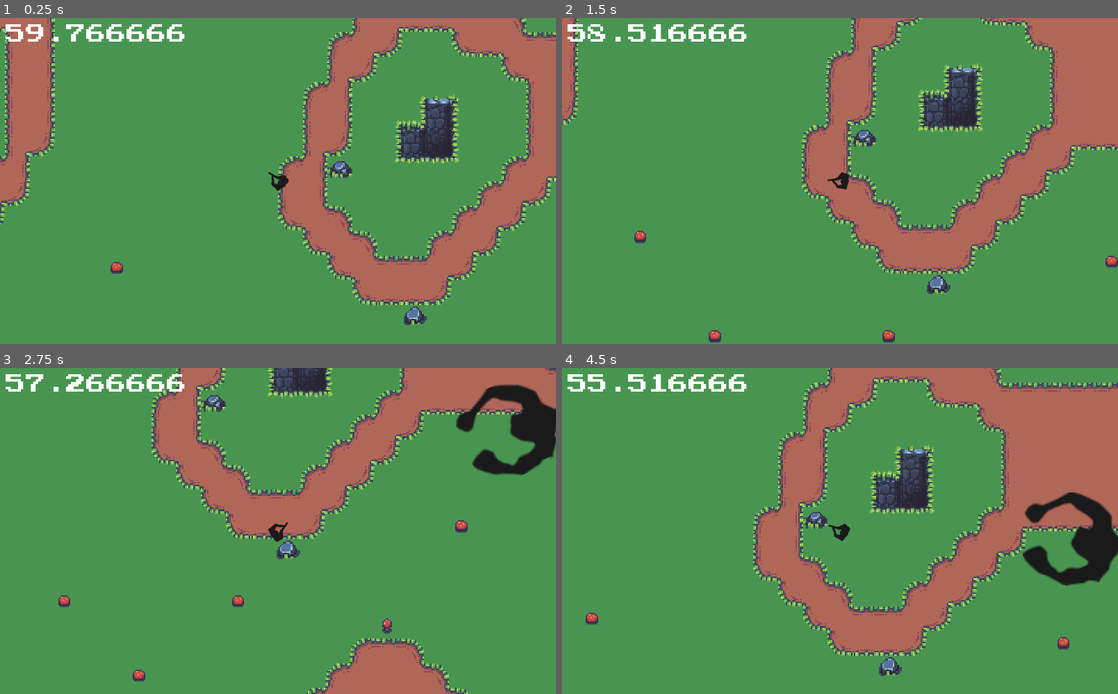
Above: before the commit, frames 1-4 (two rows, left to right).
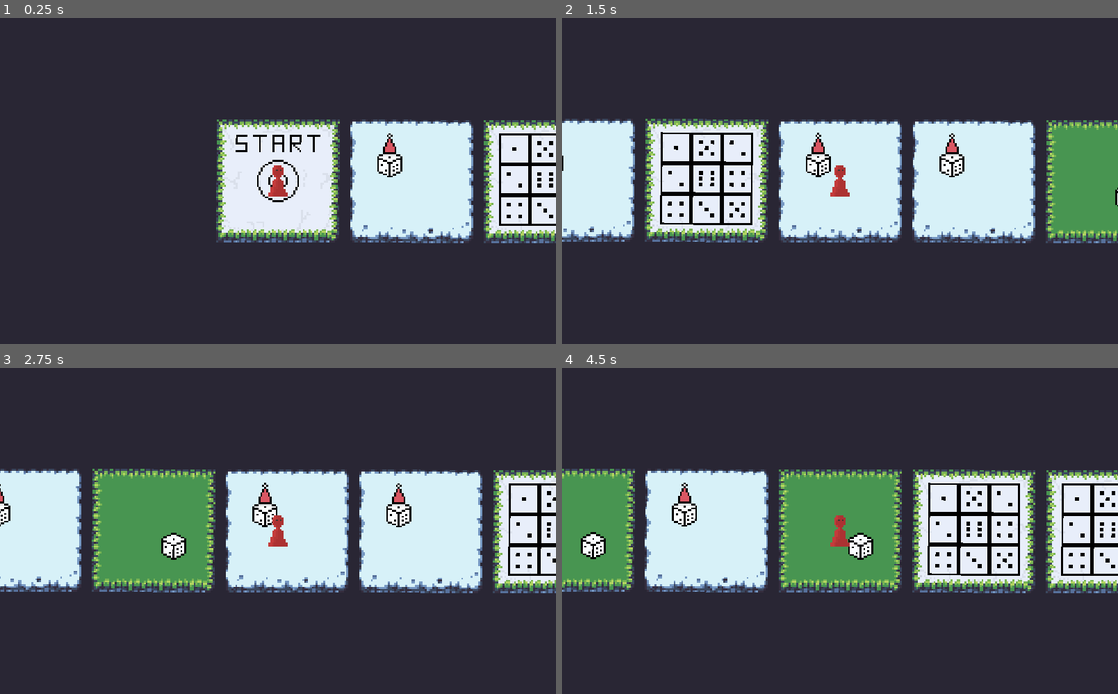
Above: after the commit, the same moments.

Repository: whoisEllie/GMTKJam_2022
Game: Godot game, scene res://Levels/BoardGameScene.tscn
Same seed, same stepped clock (60 frames per second), same inputs: the game is played once before the commit and once after it. Before the commit the project starts from res://Levels/LevelScene.tscn.
Inputs (mouse positions are in pixels of both pictures, inside the frame that each line leads up to):
- Up to frame 1 (0.25 s): no input
- Up to frame 2 (1.5 s): tap Enter (ui_accept) at 0.5 s; move the mouse to (828, 40) at 0.52 s; hold D (move_right) 0.53-1.28 s; hold Enter (ui_accept) 0.53-1.28 s; move the mouse to (728, 197) at 1.27 s; hold S (move_down) from 1.28 s (still down); click (728, 197) at 1.35 s
- Up to frame 3 (2.75 s): tap Enter (ui_accept) at 1.52, 1.55, 1.82 s; move the mouse to (333, 459) at 2.02 s; release S (move_down) at 2.03 s; hold D (move_right) from 2.03 s (still down); hold Enter (ui_accept) from 2.03 s (still down)
- Up to frame 4 (4.5 s): move the mouse to (812, 596) at 2.77 s; release D (move_right) at 2.78 s; release Enter (ui_accept) at 2.78 s; hold W (move_up) 2.78-3.53 s; click (812, 596) at 2.85 s; tap Enter (ui_accept) at 3.02, 3.05, 3.32 s; move the mouse to (1006, 579) at 3.52 s; hold Enter (ui_accept) 3.53-4.28 s; hold A (move_left) from 3.53 s (still down); move the mouse to (673, 482) at 4.27 s; click (673, 482) at 4.35 s

The runs differ from the first frame. In frame 1, 99% of the frame differs, in the area x 0-100%, y 0-100%; in frame 2, 96%; in frame 3, 93%; in frame 4, 92%.

Commit message:
SceneManager system

Diff:
--- a/DiceIt/Levels/BoardGameScene.gd
+++ b/DiceIt/Levels/BoardGameScene.gd
@@ -2,27 +2,26 @@
 
 var target_tile = 0
 var current_tile = 0
+var target_position = Vector2(80.0, ProjectSettings.get_setting("display/window/size/height")/2)
+var duration = 0.5 # length of the interpolation
 
-var target_position = Vector2(80.0, ProjectSettings.get_setting("display/window/size/height")/2)
+signal level_changed(level_name)
 
-var time = 0
-var duration = 1 # length of the interpolation
+export (String) var level_name = "level"
+
 
 
 # Called when the node enters the scene tree for the first time.
 func _ready():
 	yield(get_tree(), "idle_frame")
 	$BoardGamePlayer.transform = $Area2D.tiles[0].get_transform()
-	roll_dice(3)
-
-
-# Called every frame. 'delta' is the elapsed time since the previous frame.
-#func _process(delta):
-#	pass
+#	target_tile = roll_dice(1)
+#	move_forward_one()
 
 func _input(event):
+	# only for debug!!!
 	if event.is_action_pressed("ui_accept"):
-		target_tile = target_tile + roll_dice(2)
+		target_tile = target_tile + roll_dice(3)
 		move_forward_one()
 
 func move_forward_one():
@@ -35,9 +34,9 @@
 			$Timer.start()
 		else:
 			print("finished")
-			$Timer.clear()
 	else:
-		pass
+		print("changing scene")
+		change_scene()
 
 
 func roll_dice(amount):
@@ -50,4 +49,8 @@
 	return spaces_to_move
 
 func _physics_process(delta):
-	$BoardGamePlayer.position = $BoardGamePlayer.position.linear_interpolate(target_position, 0.1)
+	$BoardGamePlayer.position = $BoardGamePlayer.position.linear_interpolate(target_position, 0.2)
+
+
+func change_scene():
+	emit_signal("level_changed", level_name)
--- a/DiceIt/Levels/BoardGameScene.tscn
+++ b/DiceIt/Levels/BoardGameScene.tscn
@@ -5,7 +5,9 @@
 [ext_resource path="res://Player/BoardGamePlayer.tscn" type="PackedScene" id=3]
 
 [node name="Node2D" type="Node2D"]
+rotation = 0.00242126
 script = ExtResource( 1 )
+level_name = "BoardGame"
 
 [node name="Area2D" type="Area2D" parent="."]
 script = ExtResource( 2 )
@@ -13,3 +15,4 @@
 [node name="BoardGamePlayer" parent="." instance=ExtResource( 3 )]
 
 [node name="Timer" type="Timer" parent="."]
+one_shot = true
--- a/DiceIt/Levels/LevelScene.gd
+++ b/DiceIt/Levels/LevelScene.gd
@@ -5,6 +5,11 @@
 var grass_cap = 0.5
 var road_caps = Vector2(0.3, 0.05)
 var environment_caps = Vector3(0.4, 0.3, 0.04)
+var timer = Timer.new()
+
+signal level_changed(level_name)
+
+export (String) var level_name = "level"
 
 func _ready():
 	noise = OpenSimplexNoise.new()
@@ -16,6 +21,14 @@
 	make_environment_map()
 	make_background()
 	fill_rest()
+
+	timer.connect("timeout", self, "change_scene")
+	timer.wait_time = 10.0
+	timer.one_shot = true;
+	add_child(timer)
+	timer.start()
+
+
 
 func make_grass_map():
 	for x in map_size.x:
@@ -59,3 +72,7 @@
 				$Collision.set_cell(x,y,0)
 
 	$Collision.update_bitmask_region(Vector2(0.0, 0.0), Vector2(map_size.x, map_size.y))
+
+
+func change_scene():
+	emit_signal("level_changed", level_name)
--- a/DiceIt/Levels/LevelScene.tscn
+++ b/DiceIt/Levels/LevelScene.tscn
@@ -232,8 +232,9 @@
 } ]
 0/z_index = 0
 
-[node name="Node2D" type="Node2D"]
+[node name="TopDownLevel" type="Node2D"]
 script = ExtResource( 2 )
+level_name = "TopDown"
 
 [node name="Background" type="TileMap" parent="."]
 tile_set = SubResource( 4 )
--- /dev/null
+++ b/DiceIt/Levels/SceneManager.gd
@@ -0,0 +1,36 @@
+extends Node
+
+var next_level = null
+
+onready var current_level = $BoardGameLevel
+onready var anim = $AnimationPlayer
+
+# Called when the node enters the scene tree for the first time.
+func _ready() -> void:
+	current_level.connect("level_changed", self, "handle_level_changed")
+
+
+func handle_level_changed(current_level_name: String):
+	match current_level_name:
+		"BoardGame":
+			next_level = load("res://Levels/LevelScene.tscn").instance()
+		"TopDown":
+			next_level = load("res://Levels/BoardGameScene.tscn").instance()
+		_:
+			return
+
+	#next_level.layer = -1
+	anim.play("fade_in")
+
+
+
+func _on_AnimationPlayer_animation_finished(anim_name):
+	match anim_name:
+		"fade_in":
+			add_child(next_level)
+			next_level.connect("level_changed", self, "handle_level_changed")
+			current_level.queue_free()
+			current_level = next_level
+			#current_level.layer = 1
+			next_level = null
+			anim.play("fade_out")
--- /dev/null
+++ b/DiceIt/Levels/SceneManager.tscn
@@ -0,0 +1,52 @@
+[gd_scene load_steps=5 format=2]
+
+[ext_resource path="res://Levels/BoardGameScene.tscn" type="PackedScene" id=1]
+[ext_resource path="res://Levels/SceneManager.gd" type="Script" id=2]
+
+[sub_resource type="Animation" id=1]
+resource_name = "fade_in"
+tracks/0/type = "value"
+tracks/0/path = NodePath("CanvasLayer/Overlay:color")
+tracks/0/interp = 1
+tracks/0/loop_wrap = true
+tracks/0/imported = false
+tracks/0/enabled = true
+tracks/0/keys = {
+"times": PoolRealArray( 0, 1 ),
+"transitions": PoolRealArray( 1, 1 ),
+"update": 0,
+"values": [ Color( 0, 0, 0, 0 ), Color( 0, 0, 0, 1 ) ]
+}
+
+[sub_resource type="Animation" id=2]
+resource_name = "fade_out"
+tracks/0/type = "value"
+tracks/0/path = NodePath("CanvasLayer/Overlay:color")
+tracks/0/interp = 1
+tracks/0/loop_wrap = true
+tracks/0/imported = false
+tracks/0/enabled = true
+tracks/0/keys = {
+"times": PoolRealArray( 0, 1 ),
+"transitions": PoolRealArray( 1, 1 ),
+"update": 0,
+"values": [ Color( 0, 0, 0, 1 ), Color( 0, 0, 0, 0 ) ]
+}
+
+[node name="SceneManager" type="Node"]
+script = ExtResource( 2 )
+
+[node name="CanvasLayer" type="CanvasLayer" parent="."]
+
+[node name="Overlay" type="ColorRect" parent="CanvasLayer"]
+anchor_right = 1.0
+anchor_bottom = 1.0
+color = Color( 0, 0, 0, 0 )
+
+[node name="BoardGameLevel" parent="." instance=ExtResource( 1 )]
+
+[node name="AnimationPlayer" type="AnimationPlayer" parent="."]
+anims/fade_in = SubResource( 1 )
+anims/fade_out = SubResource( 2 )
+
+[connection signal="animation_finished" from="AnimationPlayer" to="." method="_on_AnimationPlayer_animation_finished"]
--- a/DiceIt/Player/Player.gd
+++ b/DiceIt/Player/Player.gd
@@ -13,13 +13,10 @@
 	$AudioStreamPlayer2D.stream = ShotgunSound
 
 	timer.connect("timeout", self, "timeout")
-	timer.wait_time = 60.0
+	timer.wait_time = 10.0
 	timer.one_shot = true;
 	add_child(timer)
 	timer.start()
-
-func timeout():
-	get_tree().reload_current_scene()
 
 func _physics_process(delta):
 	var move_vec = Vector2()
--- a/DiceIt/project.godot
+++ b/DiceIt/project.godot
@@ -11,7 +11,7 @@
 [application]
 
 config/name="tpdown_final"
-run/main_scene="res://Levels/LevelScene.tscn"
+run/main_scene="res://Levels/BoardGameScene.tscn"
 config/icon="res://icon.png"
 
 [display]
